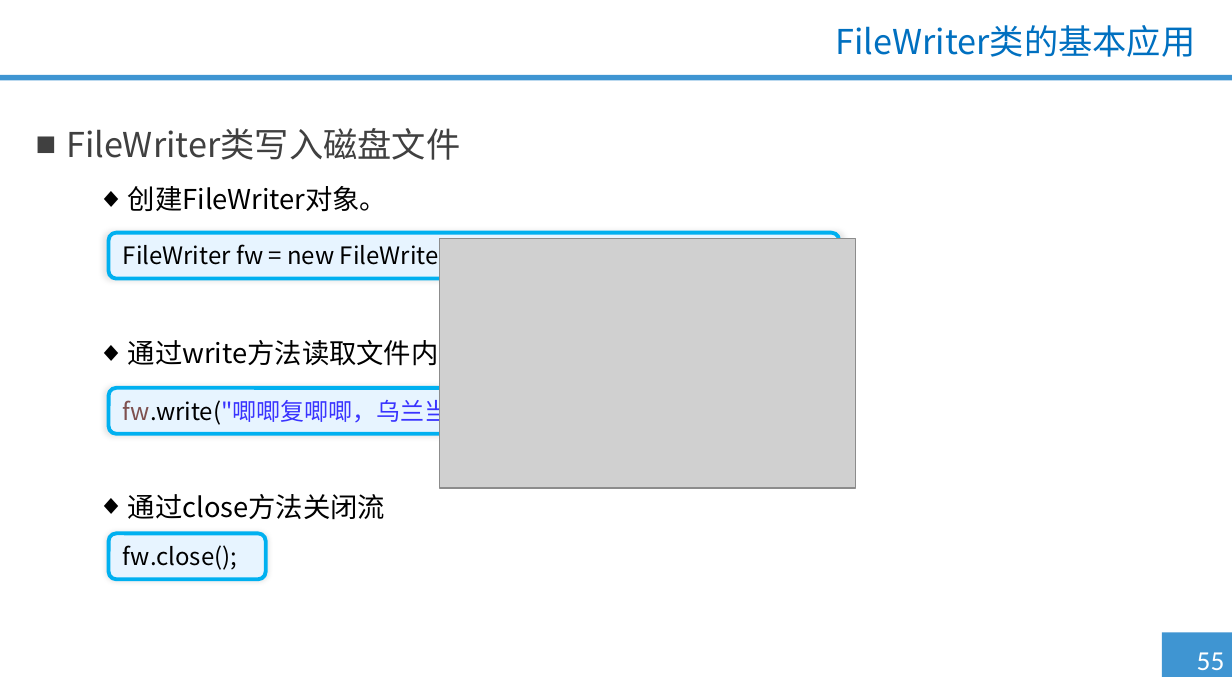
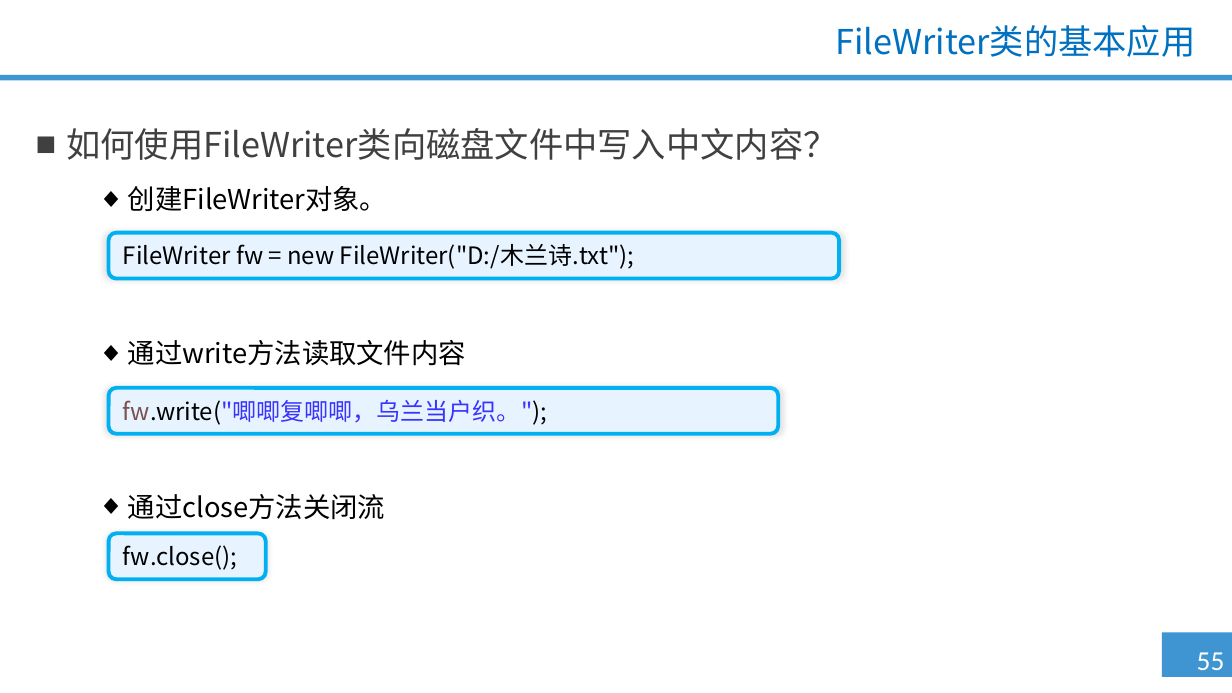
Before and after one commit to qzc70919700/--Java-, a slide deck: slide 55 of 第七单元 IO流（一）/1.0.0.0/PPT/第七单元 IO流（一）.pptx. Drawn at 1232x693 pixels with LibreOffice and Linux fonts; fonts in the diff are those of the drawing; grey boxes stand for pictures; background and template pictures are left out. Boxes give left, top, right and bottom in pixels: in the first picture for what was removed or moved away, otherwise in the second. Text is boxed around its words. In the diff, an @@ line names an element or a change of style, - is before the commit and + after.

```diff
--- a/第七单元 IO流（一）/1.0.0.0/PPT/第七单元 IO流（一）.pptx
+++ b/第七单元 IO流（一）/1.0.0.0/PPT/第七单元 IO流（一）.pptx
@@ text at bbox=[66, 128, 837, 160]: text changed @@
-■ FileWriter类写入磁盘文件
+■ 如何使用FileWriter类向磁盘文件中写入中文内容？
@@ picture removed at bbox=[440, 238, 856, 488] @@
```
Also in this commit, not shown: 13 other slides changed, 1 other file.
